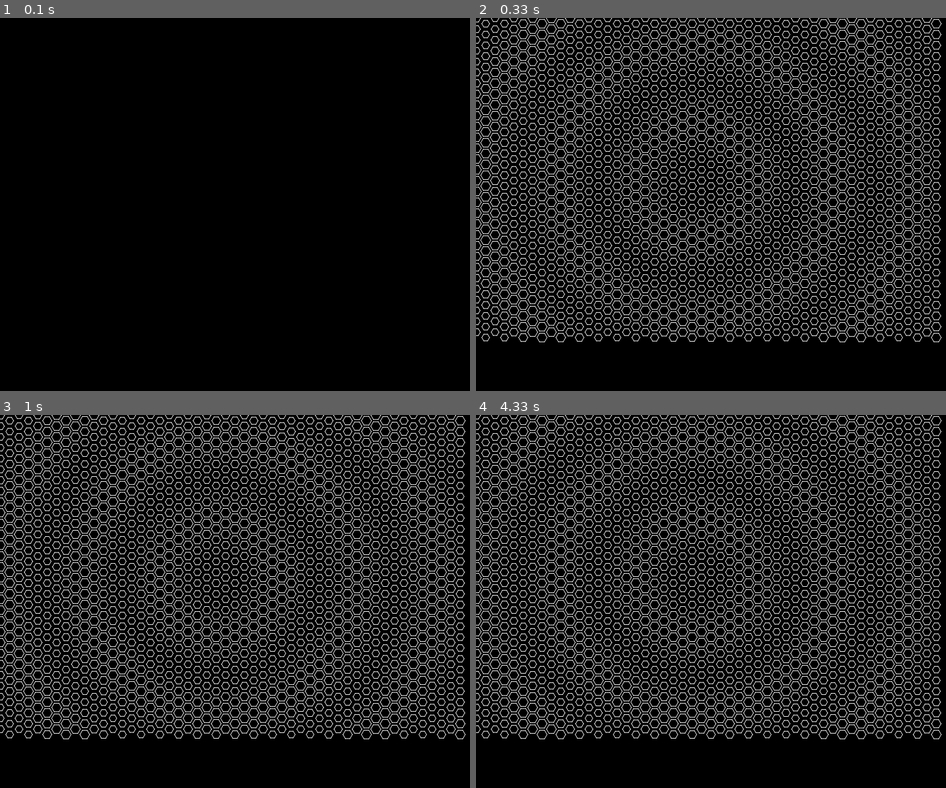
Above: before the commit, frames 1-4 (two rows, left to right).
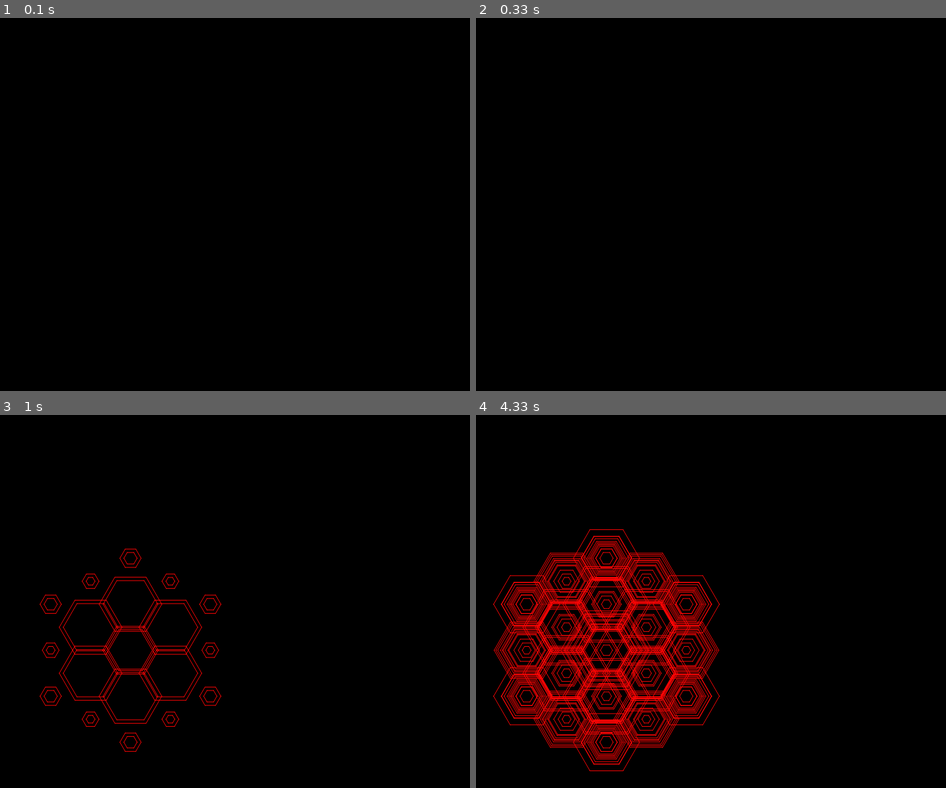
Above: after the commit, the same moments.

Repository: sjbrown/settlers
Game: pygame game, started from experiment/showhex.py
The game is run twice, just before and just after one commit, with the same random seed, the same clock (stepped at 60 frames per second) and the same inputs. The source is Python 2; it was converted automatically to run under Python 3.
Inputs (mouse positions are in pixels of both pictures, inside the frame that each line leads up to):
- Up to frame 1 (0.1 s): no input
- Up to frame 2 (0.33 s): no input
- Up to frame 3 (1 s): press the mouse at (131, 649) at 0.37 s; move the mouse to (216, 698) at 0.47 s; release the mouse at (300, 746) at 0.6 s; press the mouse at (131, 649) at 0.7 s; move the mouse to (220, 668) at 0.8 s; release the mouse at (310, 687) at 0.93 s
- Up to frame 4 (4.33 s): press the mouse at (607, 649) at 1.03 s; move the mouse to (654, 709) at 1.13 s; release the mouse at (701, 765) at 1.27 s; press the mouse at (607, 649) at 1.37 s; move the mouse to (729, 683) at 1.47 s; release the mouse at (856, 717) at 1.6 s; press the mouse at (607, 649) at 1.7 s; move the mouse to (753, 709) at 1.8 s; release the mouse at (899, 769) at 1.93 s; press the mouse at (607, 649) at 2.03 s; move the mouse to (720, 608) at 2.13 s; release the mouse at (833, 564) at 2.27 s; press the mouse at (607, 649) at 2.37 s; move the mouse to (720, 590) at 2.47 s; release the mouse at (837, 530) at 2.6 s; press the mouse at (607, 649) at 2.7 s; move the mouse to (612, 608) at 2.8 s; release the mouse at (617, 564) at 2.93 s; press the mouse at (607, 649) at 3.03 s; move the mouse to (588, 732) at 3.13 s; release the mouse at (outside the picture) at 3.27 s; press the mouse at (607, 649) at 3.37 s; move the mouse to (617, 664) at 3.47 s; release the mouse at (626, 679) at 3.6 s; press the mouse at (607, 649) at 3.7 s; move the mouse to (743, 702) at 3.8 s; release the mouse at (880, 758) at 3.93 s; press the mouse at (607, 649) at 4.03 s; move the mouse to (649, 579) at 4.13 s; release the mouse at (696, 508) at 4.27 s

Frame 1 is identical in both runs. In frame 2, 23% of the frame differs, in the area x 0-100%, y 0-87%; in frame 3, 25%; in frame 4, 33%, in the area x 0-100%, y 0-96%.

Commit message:
now can do cool drawings by clicking and holding
move cursor in x dimension to affect all hex sizes
move cursor in y dimension to affect position on the sin wave

turned off the drawing of the background

Diff:
--- a/experiment/hexagon.py
+++ b/experiment/hexagon.py
@@ -30,7 +30,7 @@
 # -----------------------------------------------------------------------------
 class Hex(object):
     edgesize = 42.5
-    def __init__(self, xy=(0,0), edgesize=None):
+    def __init__(self, xy=(0,0), center=None, edgesize=None):
         self.xy = xy
         if edgesize == None:
             self.edgesize = Hex.edgesize
@@ -43,6 +43,9 @@
         global svgID
         self.pathname = 'genpath' + str(svgID)
         svgID += 1
+        if center:
+            assert xy == (0,0)
+            self.center = center
 
     def __str__(self):
         return '<Hex %s %s>' % (self.xy, self.edgesize)
@@ -180,8 +183,8 @@
             yield h
 
 # -----------------------------------------------------------------------------
-def hexOnion(layers=1):
-    h = Hex()
+def hexOnion(layers=1, center=(0,0)):
+    h = Hex(center=center)
     yield h
     for i in range(layers):
         #d = (i+1) * 2 * h.hh
@@ -195,7 +198,7 @@
             dx = reasonable(dx)
             dy = reasonable(dy)
             h1 = Hex()
-            print 'moving %s by x%s y%s' % (h1, dx, dy)
+            #print 'moving %s by x%s y%s' % (h1, dx, dy)
             h1.centerX = h.centerX + dx
             h1.centerY = h.centerY + dy
             print '%s' % h1
@@ -321,8 +324,9 @@
     print numpart
     return ('% 2s' % numpart).replace(' ', '0')
 
+SIN_ORIGIN = (350,260)
 def sin_intensity(pos):
-    dist = distance(pos, (350,260))
+    dist = distance(pos, SIN_ORIGIN)
     dist /= 20.0
     between0and1 = (1+sin(dist))/2.0
     return between0and1
@@ -358,7 +362,7 @@
         #h.fillcolor = color
         #s += h.tosvg()
     #for h in hexgrid(30,50):
-    return hexOnion(4)
+    return hexOnion(2)
     #for h in hexFlower(2):
         #s += h.tosvg()
         #bzone = sin_intensity(h.center)
--- a/experiment/showhex.py
+++ b/experiment/showhex.py
@@ -4,6 +4,9 @@
 import sys
 import time
 import string
+from math import cos, sin, pi
+
+import hexagon
 
 import pygame
 import pygame.sprite
@@ -46,9 +49,7 @@
 
     def onTick(self, *args):
         #Handle Input Events
-        print 'tick'
         mtime = os.path.getmtime(self.fpath)
-        print 'new mtime', mtime
         if mtime != self.lastMTime:
             events.post('FileChanged', self.fpath)
         self.lastMTime = mtime
@@ -96,6 +97,111 @@
                 else:
                     events.post( ev )
 
+def drawAALineHexTuple(h, surface, color=white):
+    aaline = pygame.draw.aaline
+    start = h[0]
+    for delta in h[1:]:
+        p1 = start
+        p2 = [start[0]+delta[0], start[1]+delta[1]]
+        aaline(surface, color, p1, p2)
+        start = p2[:]
+
+def drawAALineHex(h, surface, color=white):
+    aaline = pygame.draw.aaline
+    gen = h.deltaGen
+    start = gen.next()
+    for delta in gen:
+        p1 = start
+        p2 = [start[0]+delta[0], start[1]+delta[1]]
+        aaline(surface, color, p1, p2)
+        start = p2[:]
+
+#------------------------------------------------------------------------------
+class Brush(object):
+    timer = 0
+
+class GrowHexBrush(Brush):
+    timer = 0
+    def __init__(self):
+        events.registerListener(self)
+        self.hexes = []
+        self.newHex = None
+
+    def hexUpdate(self):
+        now = time.time()
+        dur = now - self.timer
+        dur *= 5
+        c = self.newHex.center[:]
+        self.newHex.edgesize = dur
+        self.newHex.center = c
+
+    def onMouseLeftDown(self, pos):
+        print 'mousedown'
+        self.newHex = hexagon.Hex()
+        self.newHex.center = pos
+        self.hexes.append(self.newHex)
+        self.timer = time.time()
+
+    def onTick(self, *args):
+        if self.newHex:
+            self.hexUpdate()
+
+    def onMouseLeftUp(self, pos):
+        if not self.newHex:
+            return
+        self.hexUpdate()
+        self.timer = 0
+        self.newHex = None
+
+class ClusterSinBrush(Brush):
+    timer = 0
+    def __init__(self):
+        events.registerListener(self)
+        self.hexes = []
+        self.newHexes = None
+        self.origPos = None
+        self.origEdgesize = None
+
+    def hexUpdate(self):
+        now = time.time()
+        dur = now - self.timer
+        mousePos = pygame.mouse.get_pos()
+        xDelta = self.origPos[0] - mousePos[0]
+        xDelta %= 100 # moving the mouse 100 pixels out is the max
+        xMod = xDelta / 100.0 # should now be between 0 and 1
+        print 'xd', xDelta
+
+        yDelta = self.origPos[1] - mousePos[1]
+        yDelta %= 100 # moving the mouse 100 pixels out is the max
+        yMod = yDelta / 50.0 # should now be between 0 and 2
+        for h in self.newHexes:
+            c = h.center
+            dist = hexagon.distance(h.center, self.origPos)
+            between0and1 = (1+sin(dist+yMod*pi))/2.0
+            modifier = (between0and1 + xMod) % 2
+            h.edgesize = self.origEdgesize * modifier
+            h.center = c
+
+    def onMouseLeftDown(self, pos):
+        print 'mousedown'
+        self.origPos = list(pos)
+        self.newHexes = list(hexagon.hexOnion(2, pos))
+        self.origEdgesize = self.newHexes[0].edgesize
+        self.hexes += self.newHexes
+        self.timer = time.time()
+
+    def onTick(self, *args):
+        if self.newHexes:
+            self.hexUpdate()
+
+    def onMouseLeftUp(self, pos):
+        if not self.newHexes:
+            return
+        self.hexUpdate()
+        self.timer = 0
+        self.newHexes = None
+        self.origPos = None
+        self.origEdgesize = None
 
 #------------------------------------------------------------------------------
 class PygameView:
@@ -106,7 +212,7 @@
         self.window = pygame.display.set_mode( (800,740) )
         pygame.display.set_caption( 'TITLE HERE' )
 
-        self.framesPerSec = 10
+        self.framesPerSec = 30
         self.countdown = 1.0/self.framesPerSec
 
         self.background = pygame.Surface( self.window.get_size() )
@@ -115,6 +221,9 @@
         self.window.blit( self.background, (0,0) )
         pygame.display.flip()
 
+        #self.brush = GrowHexBrush()
+        self.brush = ClusterSinBrush()
+
         self.showHud()
 
     #----------------------------------------------------------------------
@@ -123,29 +232,23 @@
 
     #----------------------------------------------------------------------
     def showMap(self):
-        print 'showing map'
-        # clear the screen first
-        self.background.fill(black)
-        self.window.blit( self.background, (0,0) )
-        pygame.display.flip()
-
-        #hexes = []
+        #print 'showing map'
+
         fp = open('hexagons.out.py')
         hexes = eval(fp.read())
         fp.close()
+        #hexes = []
         #execfile('hexagons.out.py')
 
-        center = self.window.get_rect().center
-        aaline = pygame.draw.aaline
-        white = (255,255,255)
-
         for hTup in hexes:
-            start = hTup[0]
-            for delta in hTup[1:]:
-                p1 = start
-                p2 = [start[0]+delta[0], start[1]+delta[1]]
-                aaline(self.background, white, p1, p2)
-                start = p2[:]
+            drawAALineHexTuple(hTup, self.background)
+
+    #----------------------------------------------------------------------
+    def showBrush(self):
+        red = (255,5,5)
+
+        for h in self.brush.hexes:
+            drawAALineHex(h, self.window, color=red)
 
     #----------------------------------------------------------------------
     def drawCursor(self):
@@ -160,11 +263,13 @@
 
     #----------------------------------------------------------------------
     def draw(self):
+        # clear the screen first
+        self.background.fill(black)
+        # Draw the whole ocean of hexes...
+        #self.showMap()
         self.window.blit( self.background, (0,0) )
 
-        #for tSprite in tileGroup:
-            #tSprite.update()
-        #dirtyRects = tileGroup.draw( self.window )
+        self.showBrush()
 
         for hudSprite in hudGroup:
             #print 'calling update on ', hudSprite
